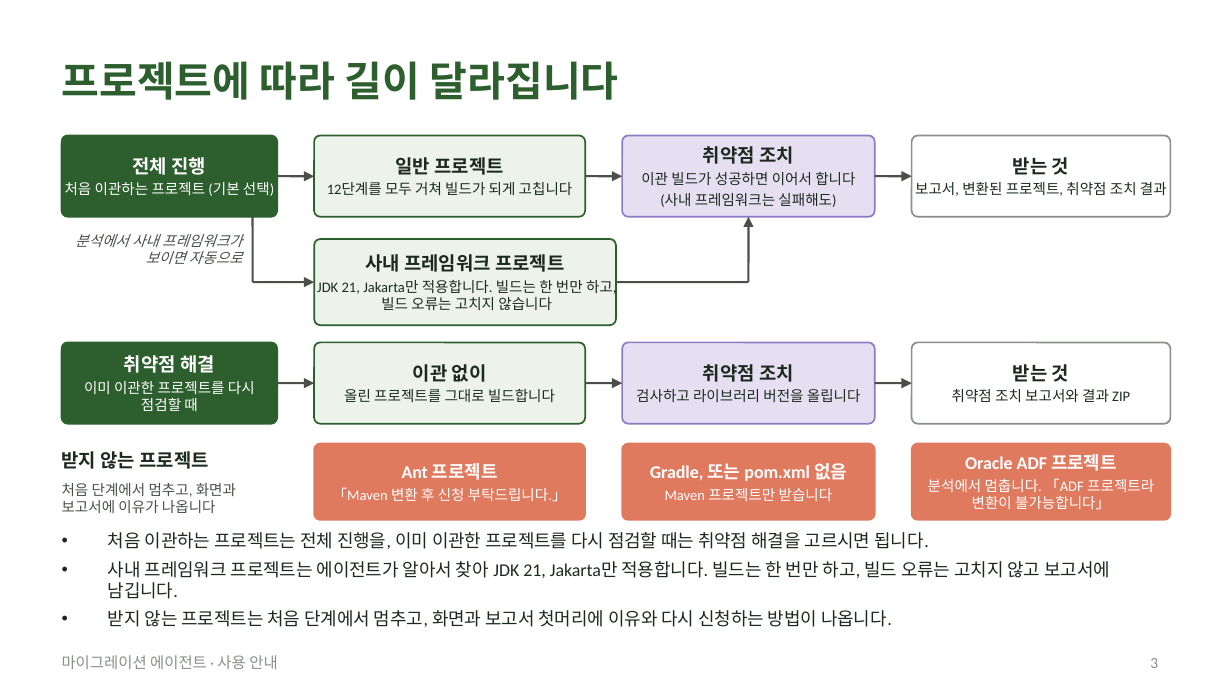
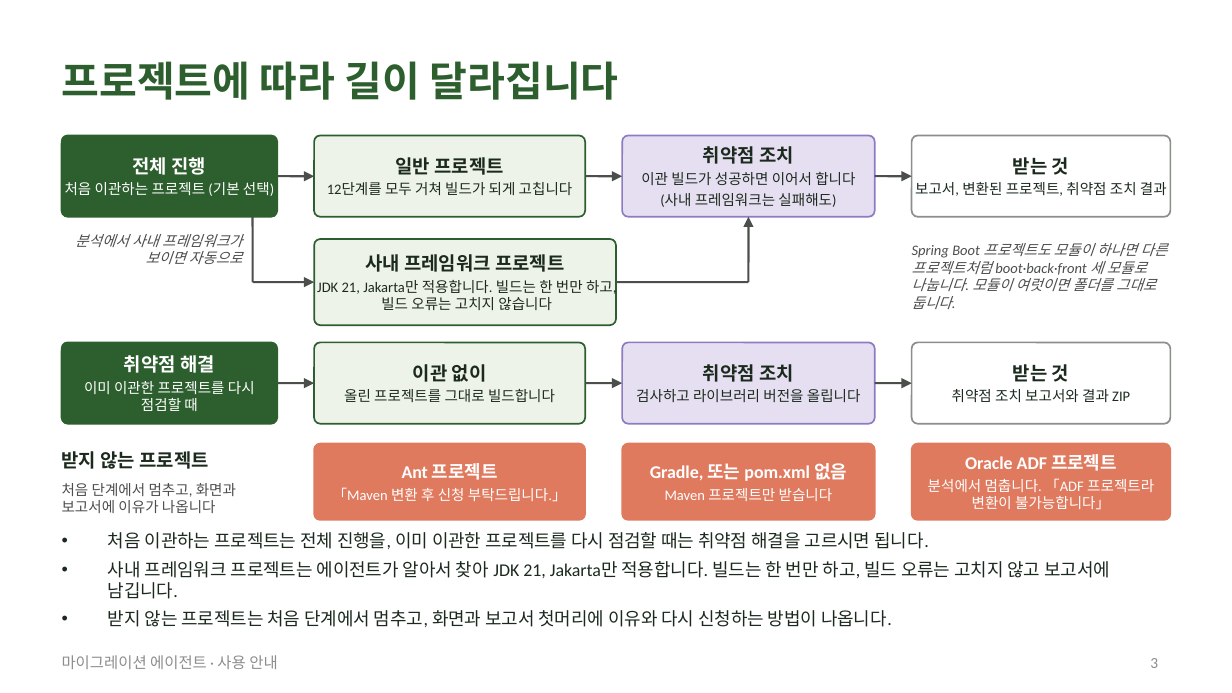
Before and after one commit to acandiatale/tutu, a slide deck: slide 3 of docs/migration-agent/migration-agent.pptx. Drawn at 1232x693 pixels with LibreOffice and Linux fonts; fonts in the diff are those of the drawing. Boxes give left, top, right and bottom in pixels: in the first picture for what was removed or moved away, otherwise in the second. Text is boxed around its words. In the diff, an @@ line names an element or a change of style, - is before the commit and + after.

```diff
--- a/docs/migration-agent/migration-agent.pptx
+++ b/docs/migration-agent/migration-agent.pptx
@@ text added at (x1=912, y1=243, x2=1168, y2=309), 8.5 pt, text #4A4F4A, italic @@
+Spring Boot 프로젝트도 모듈이 하나면 다른 프로젝트처럼 boot·back·front 세 모듈로 나눕니다. 모듈이 여럿이면 폴더를 그대로 둡니다.
```
Also in this commit, not shown: 2 other slides changed, 54 other files.
